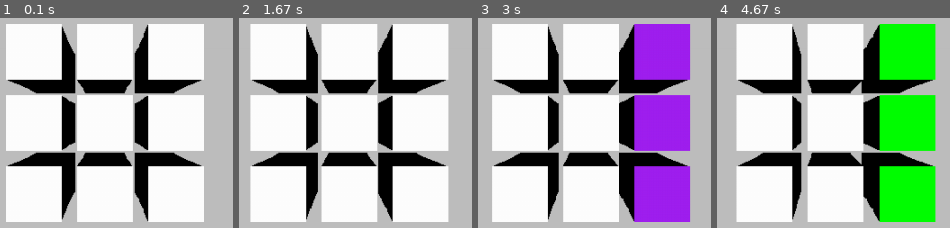
Above: before the commit, frames 1-4 (left to right).
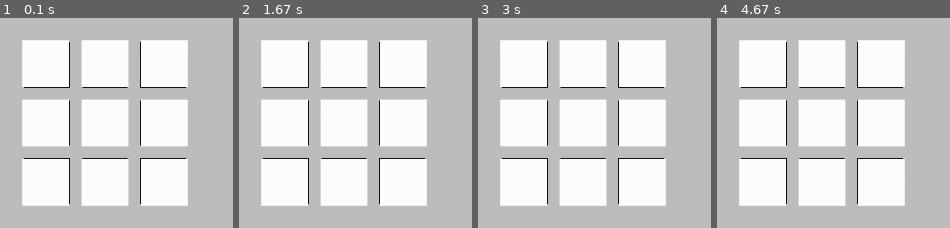
Above: after the commit, the same moments.

Repository: wordminer/rubix_3d_pygame
Game: pygame game, started from src/main.py
Same seed, same stepped clock (60 frames per second), same inputs: the game is played once before the commit and once after it.
Inputs (mouse positions are in pixels of both pictures, inside the frame that each line leads up to):
- Up to frame 1 (0.1 s): no input
- Up to frame 2 (1.67 s): hold D 0.33-0.8 s; move the mouse to (308, 146) at 0.37 s; click (outside the picture) at 0.88 s; hold D 1.17-1.63 s
- Up to frame 3 (3 s): hold A 1.67-2.2 s; hold A 2.23-2.63 s; hold D from 2.67 s (still down)
- Up to frame 4 (4.67 s): release D at 3.3 s; hold A 3.33-3.8 s; hold D 3.83-4.3 s; hold D from 4.33 s (still down)

The runs differ from the first frame. In frame 1, 41% of the frame differs, in the area x 2-88%, y 2-98%; in frame 2, 41%; in frame 3, 51%; in frame 4, 53%, in the area x 8-94%, y 2-98%.

Commit message:
now it clean

Diff:
--- a/src/Rubix_ctr/Rubix.py
+++ b/src/Rubix_ctr/Rubix.py
@@ -173,7 +173,7 @@
 
                 Window.draw_point(Point_argument[0], convered_point, Point_argument[1])
 
-    def show_rubix_face(self, Window : ctr_Win.WINDOW, Camera_pos : tuple[float, float, float], Scale : list[float, float], Point_argument : list[str, int]):
+    def show_rubix_face(self, Window : ctr_Win.WINDOW, Camera_pos : tuple[float, float, float], Scale : list[float, float]):
         for block_stt in self.Block_appear:
             # print(block_stt)
             for face_stt in self.face_appear[block_stt[1]]:
--- a/src/const.py
+++ b/src/const.py
@@ -1,8 +1,15 @@
 WIN_WIDTH = 1000
 WIN_HIGHT = 600
 
+RUBIX_BLOCK = [3,3,3]
+BLOCK_LENGHT = 1
+BLOCK_DISTANCE = 0.3
+
+COLOR_BLANK = "BLACK"
+
 CAMERA_COORD = (0,0,100)
 WIN_SCALE = [50,50]
+WIN_FILL_COLOR = "GRAY"
 
 FACE_POS = (
     (0,1,3,2),
--- a/src/main.py
+++ b/src/main.py
@@ -7,14 +7,14 @@
 import const
 
 game_dis = WINDOW(const.WIN_WIDTH, const.WIN_HIGHT)
-Cube = Rubix.Rubix_cube(3,3,3,1,0.3)
+Cube = Rubix.Rubix_cube(const.RUBIX_BLOCK[0], const.RUBIX_BLOCK[1], const.RUBIX_BLOCK[2], const.BLOCK_LENGHT, const.BLOCK_DISTANCE)
 Mouse = Handle_mouse()
 
 Cube.create_cube()
 Cube.create_face_represent(const.CAMERA_COORD)
-Cube.set_color("BLACK")
+Cube.set_color(const.COLOR_BLANK)
 
-x = 0
+# x = 0
 
 # Cube.set_distance_argument(const.CAMERA_COORD)
 # rotation_ctr.Rotate_Cube(Cube, (20,0,0))
@@ -54,17 +54,17 @@
     #print(Cube.Color_face)
     #touching_check.check_touch_rubix(Cube, (500,300), const.WIN_WIDTH, const.WIN_HIGHT, const.CAMERA_COORD, const.WIN_SCALE)
 
-    const.CAMERA_COORD = (x,0,10)
+    # const.CAMERA_COORD = (x,0,10)
     if event == False:
         exit(0)
-    elif event == "a":
-        rotation_ctr.Rotate_blocks(Cube, 0, 90, rotation_ctr.finding_rotate_block(Cube, 0, 2))
-    elif event == "d":
-        x -= 0.05
+    # elif event == "a":
+    #     rotation_ctr.Rotate_blocks(Cube, 0, 90, rotation_ctr.finding_rotate_block(Cube, 0, 2))
+    # elif event == "d":
+    #     x -= 0.05
 
-    game_dis.window.fill("GRAY")
+    game_dis.window.fill(const.WIN_FILL_COLOR)
 
-    Cube.show_rubix_face(game_dis, const.CAMERA_COORD, const.WIN_SCALE, ["RED", 5])
+    Cube.show_rubix_face(game_dis, const.CAMERA_COORD, const.WIN_SCALE)
 
     #Cube.show_rubix_point(game_dis, const.CAMERA_COORD, [50,50], ["RED", 5])
 
